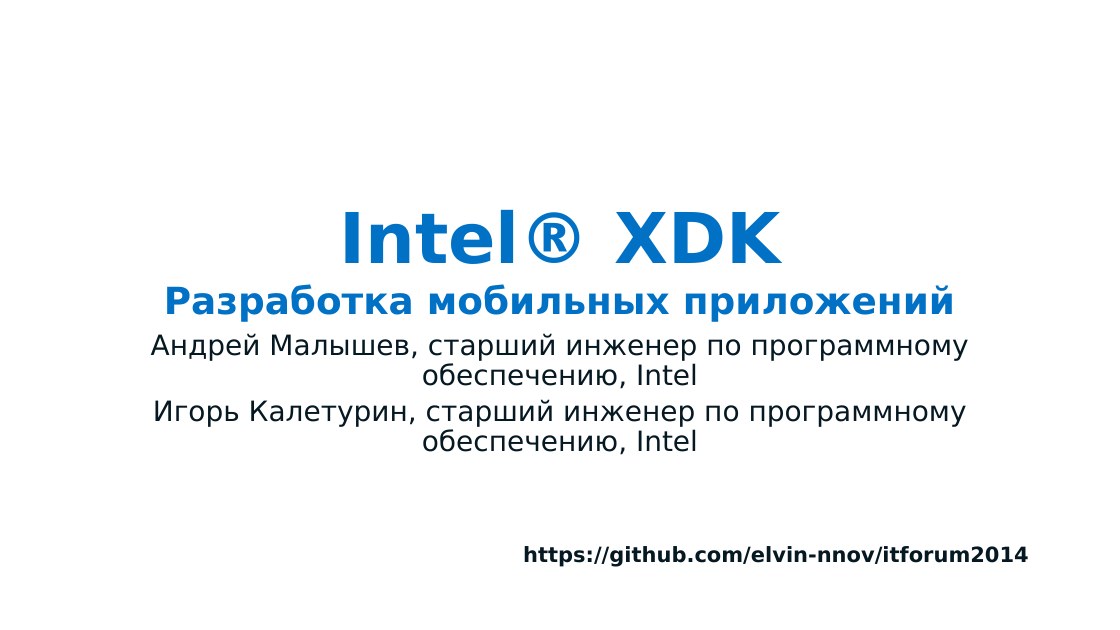
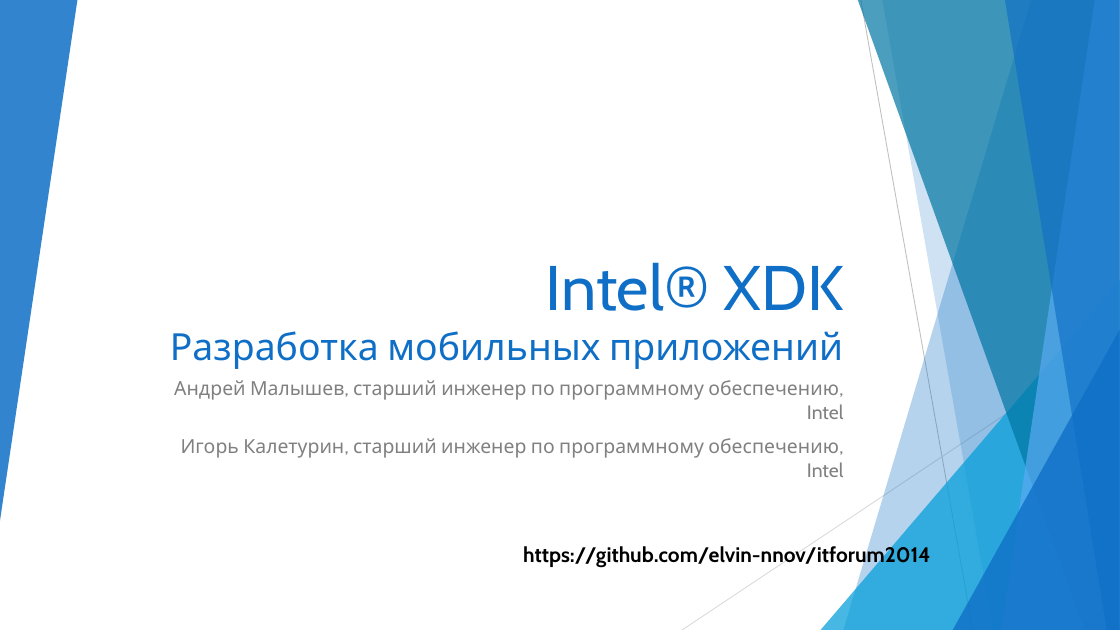
Before and after one commit to elvin-n/itforum2014, a slide deck: slide 1 of Intel_XDK.pptx. Drawn at 1120x630 pixels with LibreOffice and Linux fonts; fonts in the diff are those of the drawing; background and template pictures are left out. Boxes give left, top, right and bottom in pixels: in the first picture for what was removed or moved away, otherwise in the second. Text is boxed around its words. In the diff, an @@ line names an element or a change of style, - is before the commit and + after.

Commit message:
changed the foils design

```diff
--- a/Intel_XDK.pptx
+++ b/Intel_XDK.pptx
@@ group added at (x1=0, y1=0, x2=1120, y2=630): 5 freeform shapes, 3 triangles, 2 lines @@
@@ title "Intel® XDK Разработка мобильных приложений" moved from (x1=164, y1=209, x2=955, y2=322) to (x1=170, y1=262, x2=844, y2=369) @@
@@ title "Intel® XDK Разработка мобильных приложений" at (x1=170, y1=262, x2=844, y2=369): size 60 to 54 pt in "Intel® XDK"; font DejaVu Sans to Cabin, text colour #0071C5 to #0F6FC6, bold off; alignment centre to right @@
@@ subtitle "Андрей Малышев, старший инженер по ..." moved from (x1=151, y1=333, x2=969, y2=455) to (x1=174, y1=380, x2=844, y2=477) @@
@@ subtitle "Андрей Малышев, старший инженер по ..." at (x1=174, y1=380, x2=844, y2=477): size 24 to 16.6 pt, font DejaVu Sans to Cabin, text colour #061922 to #808080; alignment centre to right; line spacing 0.9 to 1; more space between paragraphs @@
@@ text "https://github.com/elvin-nnov/itforum2014" at (x1=523, y1=545, x2=930, y2=569): font DejaVu Sans to Cabin, text colour #061922 to #000000 @@
@@ text removed at (x1=818, y1=597, x2=1048, y2=620) @@
-Software and Services Group
```
Also in this commit, not shown: 40 other slides changed.
